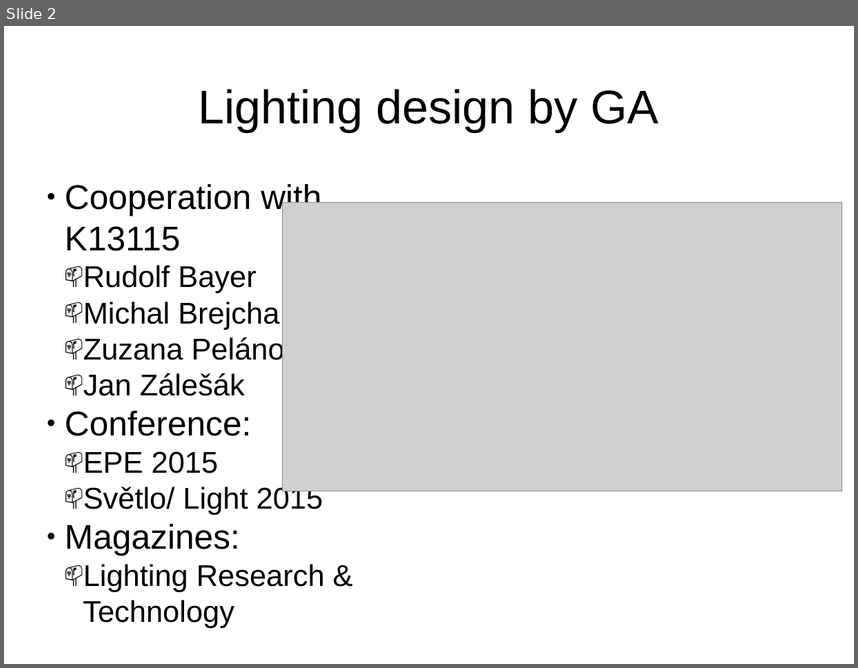
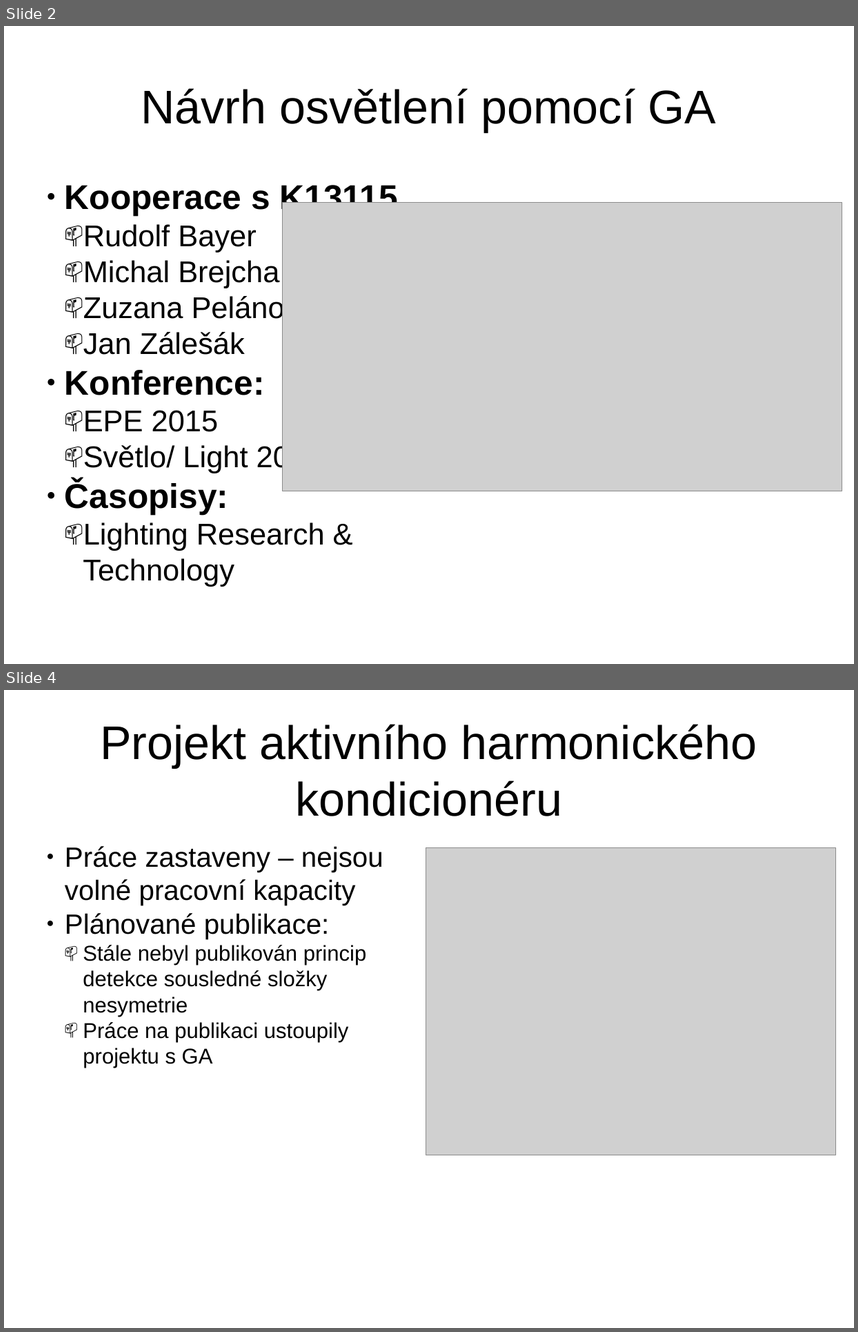
Before and after one commit to brejcmic/CTUProjects, a slide deck: Temesvar2015.pptx. Shown one above the other, each under a label of ours: slide 2 before the commit, slides 2 and 4 after it; the slides between them are not shown. The pictures are 858x668 and 858x1332 pixels, drawn with LibreOffice and Linux fonts; fonts in the diff are those of the drawing; grey boxes stand for pictures. Boxes give left, top, right and bottom in pixels: in the first picture for what was removed or moved away, otherwise in the second. Text is boxed around its words. In the diff, an @@ line names an element or a change of style, - is before the commit and + after.

```diff
--- a/Temesvar2015.pptx
+++ b/Temesvar2015.pptx
@@ slide 4 added at [4,690,854,1328], background #FFFFFF @@
@@ text added at [100,724,757,816], 44 pt, text #000000 @@
+Projekt aktivního harmonického kondicionéru
@@ text added at [65,846,383,1067], 20 pt, text #000000 @@
+● Práce zastaveny – nejsou volné pracovní kapacity
+● Plánované publikace:
+  📫 Stále nebyl publikován princip detekce sousledné složky nesymetrie
+  📫 Práce na publikaci ustoupily projektu s GA
@@ picture added at [426,848,835,1155] @@
@@ slide 2 changed as well @@
@@ text at [141,88,717,132]: text changed @@
-Lighting design by GA
+Návrh osvětlení pomocí GA
@@ text at [65,182,398,216]: text changed; bold on @@
-● Cooperation with K13115
+● Kooperace s K13115
@@ text at [65,370,265,395]: text changed; bold on @@
-● Conference:
+● Konference:
@@ text at [65,480,228,514]: text changed; bold on @@
-● Magazines:
+● Časopisy:
```
Also in this commit, not shown: 1 other slide changed, 1 other slide added, 1 other file.
